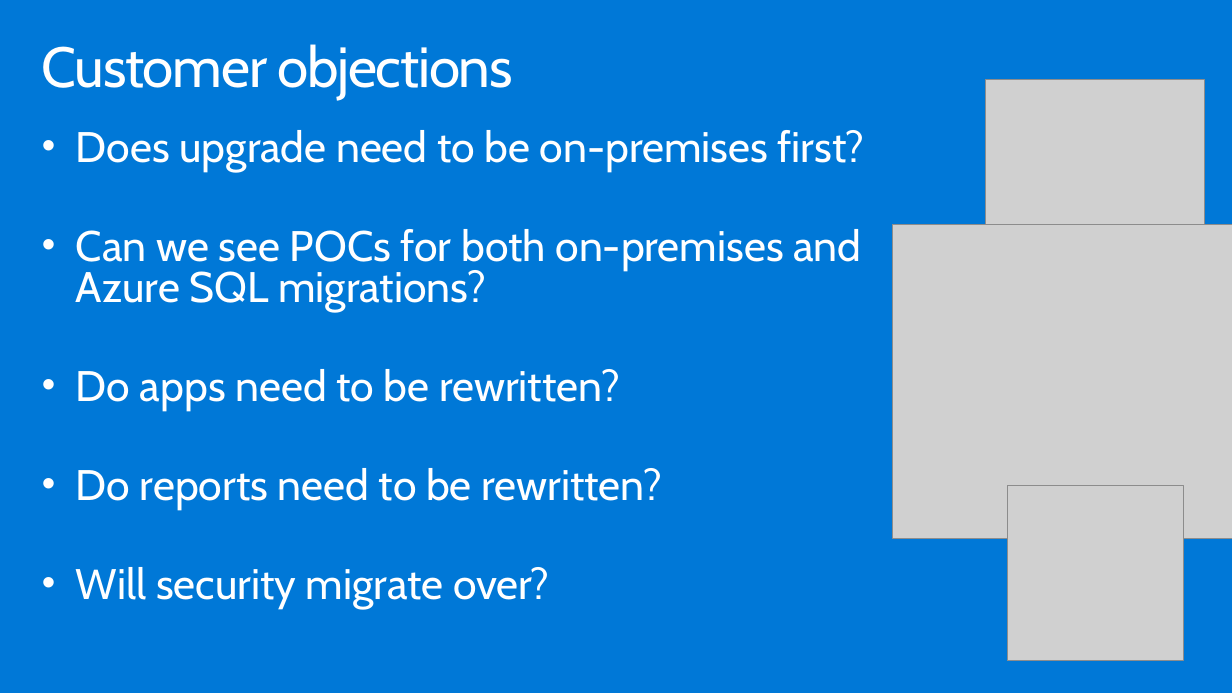
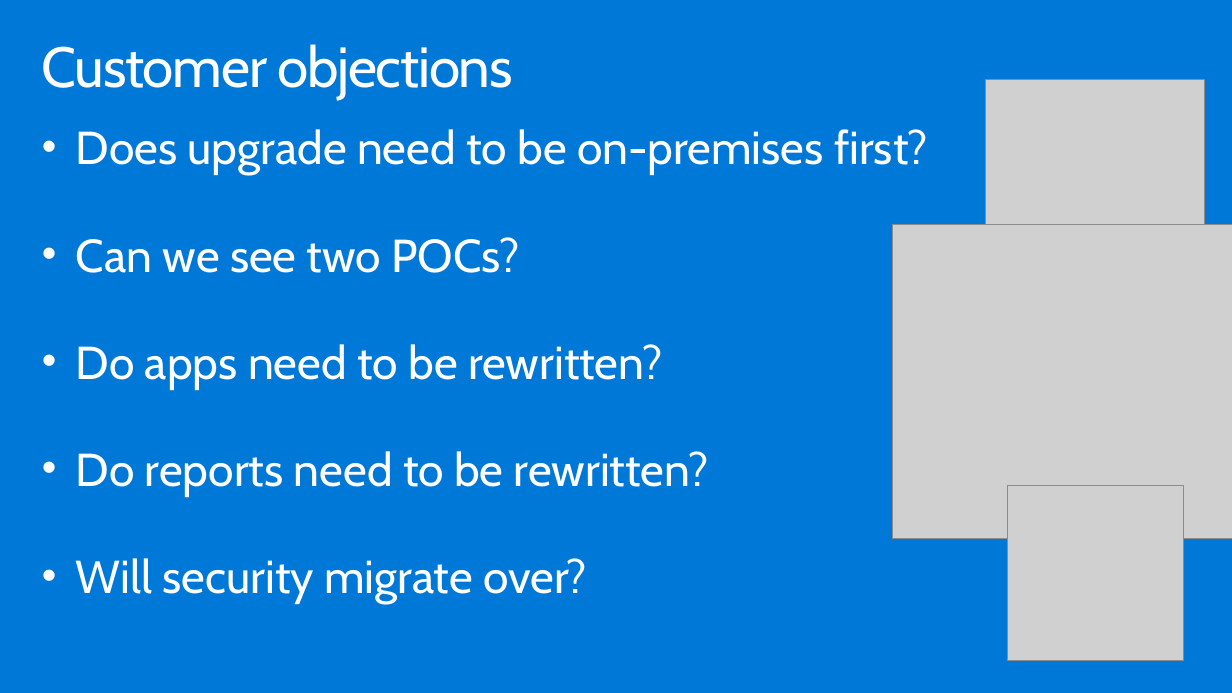
Before and after one commit to sumitmalik51/MCW-Migrating-Oracle-to-Azure-SQL-and-PostgreSQL, a slide deck: slide 8 of Whiteboard design session/WDS trainer presentation - Migrating Oracle to Azure SQL.pptx. Drawn at 1232x693 pixels with LibreOffice and Linux fonts; fonts in the diff are those of the drawing; grey boxes stand for pictures. Boxes give left, top, right and bottom in pixels: in the first picture for what was removed or moved away, otherwise in the second. Text is boxed around its words. In the diff, an @@ line names an element or a change of style, - is before the commit and + after.

```diff
--- a/Whiteboard design session/WDS trainer presentation - Migrating Oracle to Azure SQL.pptx
+++ b/Whiteboard design session/WDS trainer presentation - Migrating Oracle to Azure SQL.pptx
@@ text at (76,129,928,604): size 33.3 to 36 pt in "Does upgrade need to be on-premises first?", "Do apps need to be rewritten?", "Do reports need to be rewritten?", "Will security migrate over?" @@
@@ text at (76,237,519,273): text changed; size 33.3 to 36 pt @@
-• Can we see POCs for both on-premises and Azure SQL migrations?
+• Can we see two POCs?
```
Also in this commit, not shown: 3 other slides changed.
